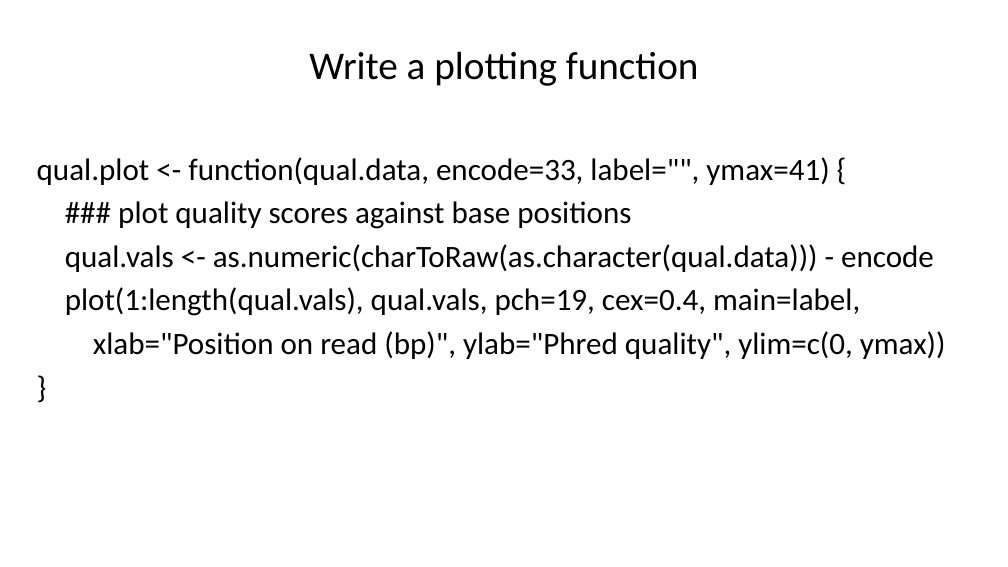
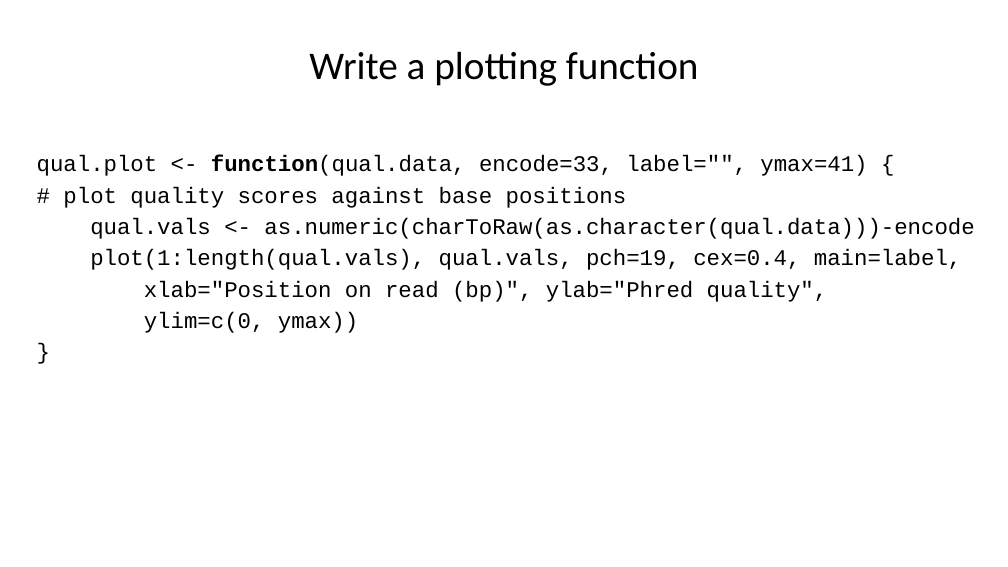
Before and after one commit to liu3zhenlab/teaching, a slide deck: slide 32 of PLPTH813Bioinformatis/2025/2_lab/lab07_R.pptx (slide 40 before the commit). Drawn at 1008x567 pixels with LibreOffice and Linux fonts; fonts in the diff are those of the drawing. Boxes give left, top, right and bottom in pixels: in the first picture for what was removed or moved away, otherwise in the second. Text is boxed around its words. In the diff, an @@ line names an element or a change of style, - is before the commit and + after.

```diff
--- a/PLPTH813Bioinformatis/2025/2_lab/lab07_R.pptx
+++ b/PLPTH813Bioinformatis/2025/2_lab/lab07_R.pptx
@@ text at [37, 155, 961, 270]: size 22.2 to 16 pt, font Calibri to Courier New in "qual.plot <- function(qual.data, encode=33, label="", ymax=4 ...", "plot(1:length(qual.vals), qual.vals, pch=19, cex=0.4, main=l ...", "}"; bold on in "function(qual.data,"; less space between paragraphs @@
@@ text at [63, 186, 974, 239]: text changed; size 22.2 to 16 pt; font Calibri to Courier New @@
-### plot quality scores against base positions
-qual.vals <- as.numeric(charToRaw(as.character(qual.data))) - encode
+# plot quality scores against base positions
+qual.vals <- as.numeric(charToRaw(as.character(qual.data)))-encode
@@ text at [144, 280, 828, 333]: text changed; size 22.2 to 16 pt; font Calibri to Courier New @@
-xlab="Position on read (bp)", ylab="Phred quality", ylim=c(0, ymax))
+xlab="Position on read (bp)", ylab="Phred quality",
+ylim=c(0, ymax))
```
Also in this commit, not shown: 26 other slides changed, 2 other files.
